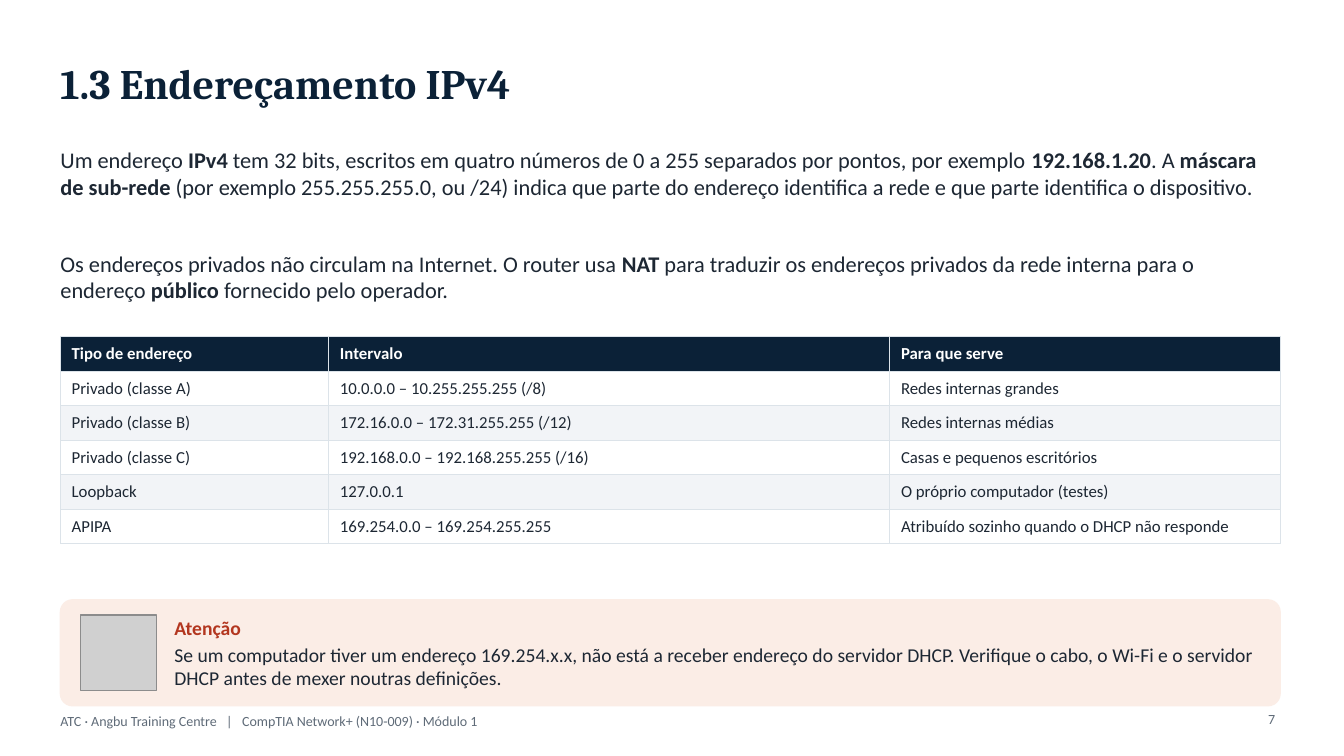
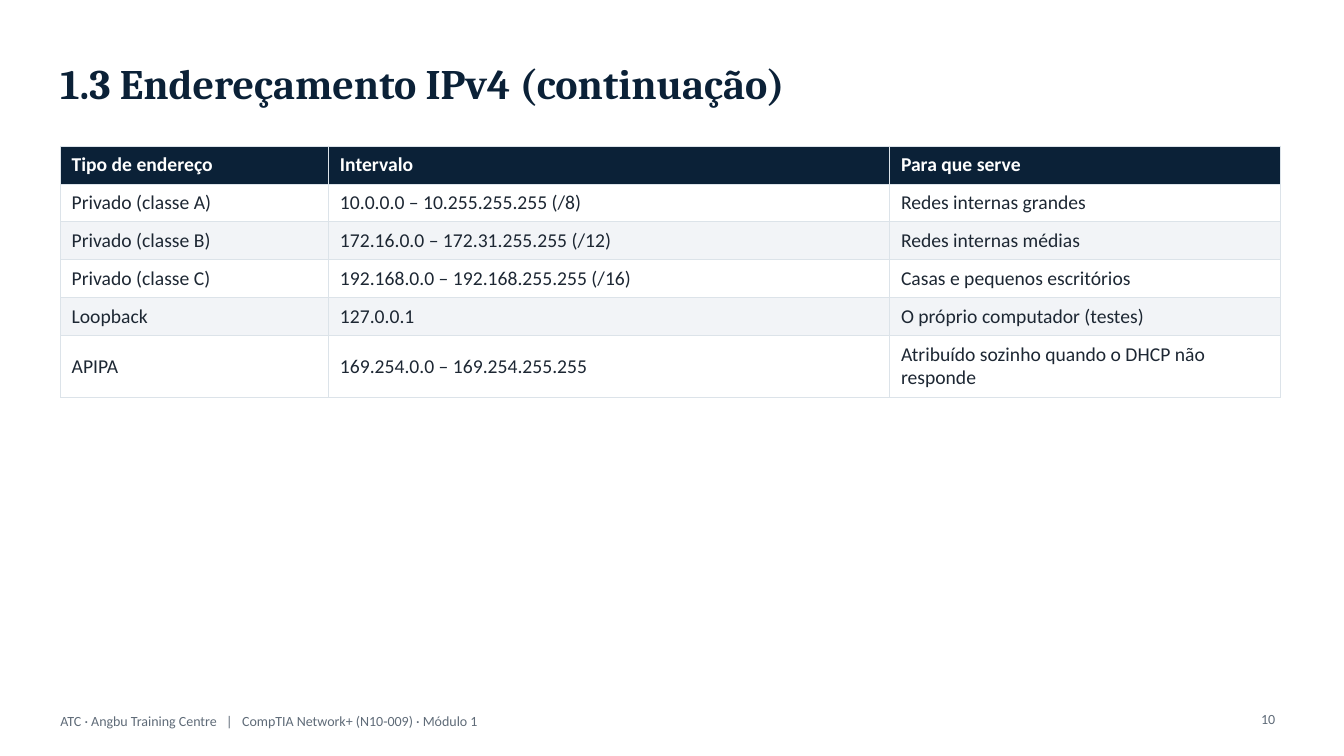
Before and after one commit to almeidaojose36/atc_lms, a slide deck: slide 10 of producao/apresentacoes/CompTIA_Network+_Modulo1.pptx (slide 7 before the commit). Drawn at 1344x756 pixels with LibreOffice and Linux fonts; fonts in the diff are those of the drawing; grey boxes stand for pictures; background and template pictures are left out. Boxes give left, top, right and bottom in pixels: in the first picture for what was removed or moved away, otherwise in the second. Text is boxed around its words. In the diff, an @@ line names an element or a change of style, - is before the commit and + after.

```diff
--- a/producao/apresentacoes/CompTIA_Network+_Modulo1.pptx
+++ b/producao/apresentacoes/CompTIA_Network+_Modulo1.pptx
@@ title at (60,68,785,108): text changed @@
-1.3 Endereçamento IPv4
+1.3 Endereçamento IPv4 (continuação)
@@ table at (60,146,1280,391) @@
@@ size 12 to 14 pt @@
@@ table: place and size @@
-table at (60,337,1280,539)
+table at (60,146,1280,391)
@@ text removed at (60,152,1257,199) @@
-Um endereço IPv4 tem 32 bits, escritos em quatro números de 0 a 255 separados por pontos, por exemplo 192.168.1.20. A máscara de sub-rede (por exemplo 255.255.255.0, ou /24) indica que parte do endereço identifica a rede e que parte identifica o dispositivo.
@@ text removed at (60,256,1194,302) @@
-Os endereços privados não circulam na Internet. O router usa NAT para traduzir os endereços privados da rede interna para o endereço público fornecido pelo operador.
@@ rounded rectangle removed at (60,600,1280,706) @@
@@ picture removed at (81,615,156,691) @@
@@ text removed at (174,621,1252,689) @@
-Atenção
-Se um computador tiver um endereço 169.254.x.x, não está a receber endereço do servidor DHCP. Verifique o cabo, o Wi-Fi e o servidor DHCP antes de mexer noutras definições.
@@ page number at (1261,715,1275,724): text changed @@
-7
+10
```
Also in this commit, not shown: 5 other slides changed, 6 slides added, 27 other files.
